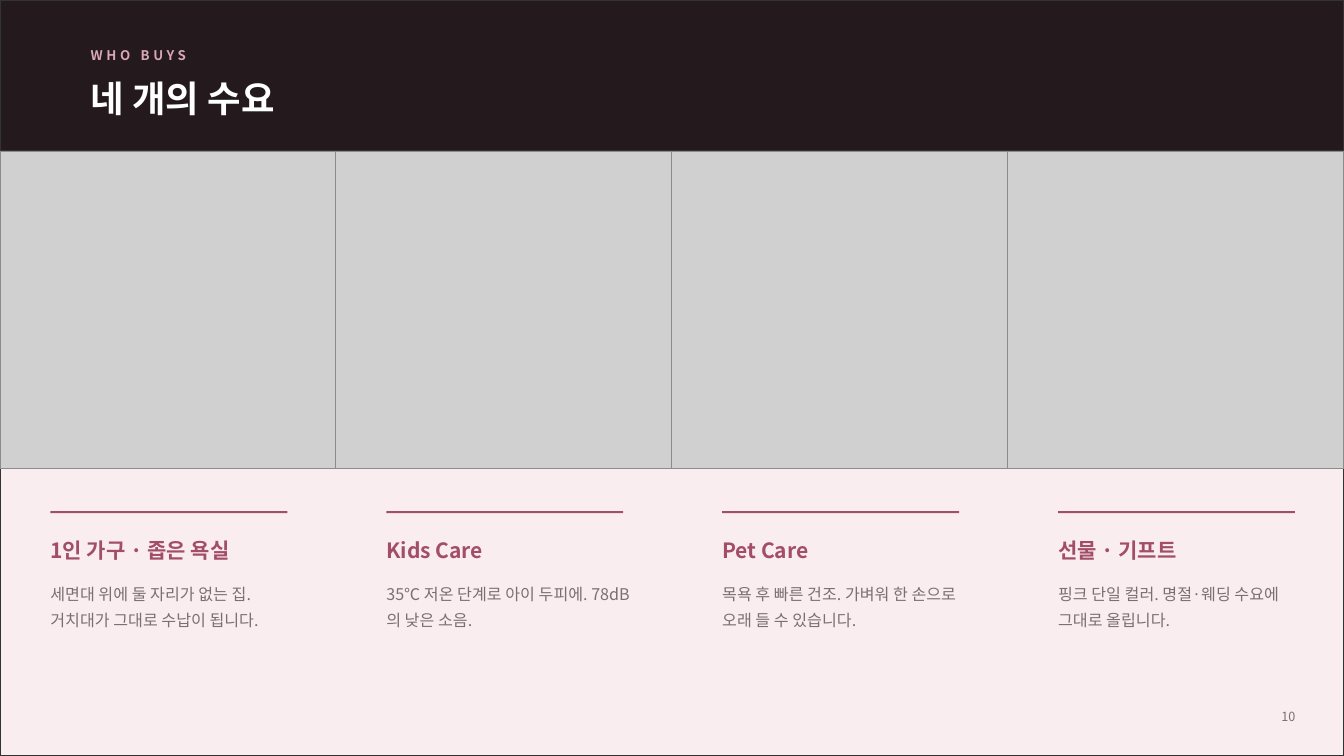
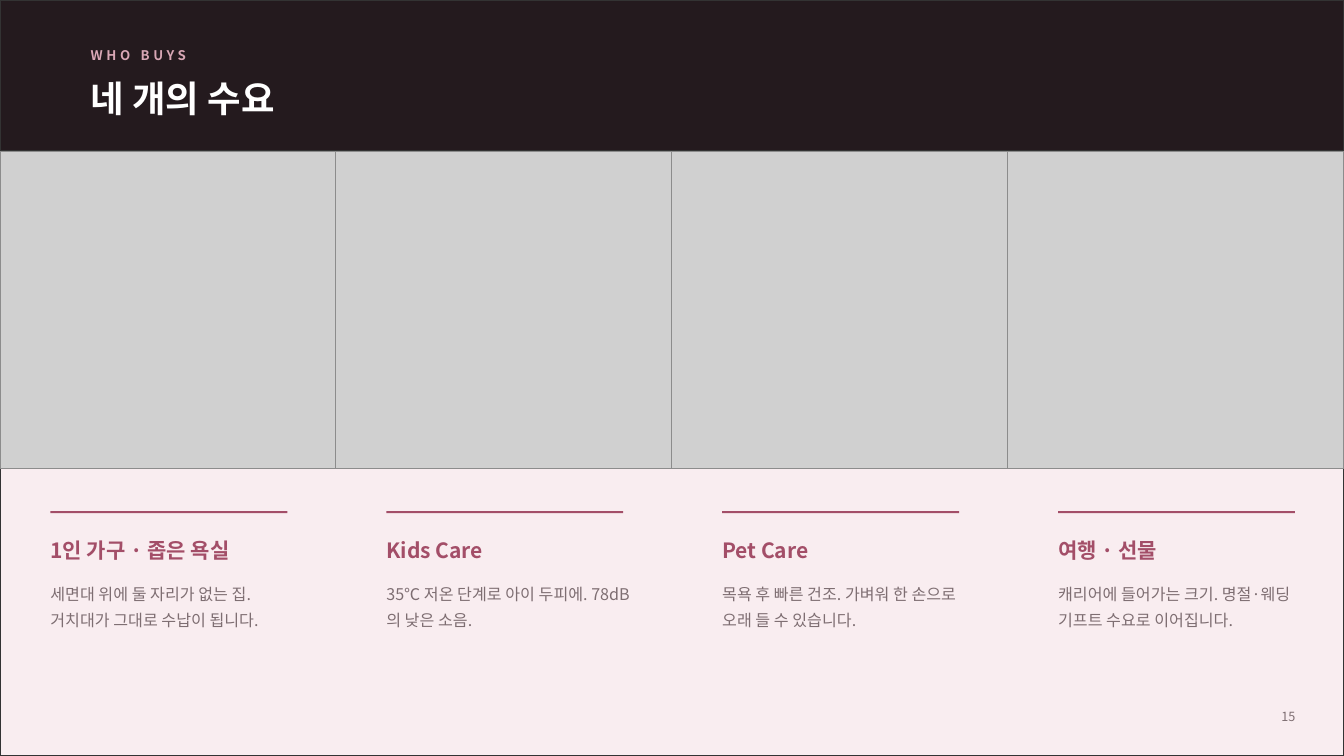
Before and after one commit to wqmn1212/nellia-order-hub, a slide deck: slide 15 of docs/넬리아_제품소개서_유통사용.pptx (slide 10 before the commit). Drawn at 1344x756 pixels with LibreOffice and Linux fonts; fonts in the diff are those of the drawing; grey boxes stand for pictures. Boxes give left, top, right and bottom in pixels: in the first picture for what was removed or moved away, otherwise in the second. Text is boxed around its words. In the diff, an @@ line names an element or a change of style, - is before the commit and + after.

```diff
--- a/docs/넬리아_제품소개서_유통사용.pptx
+++ b/docs/넬리아_제품소개서_유통사용.pptx
@@ text at (1058,540,1158,560): text changed @@
-선물 · 기프트
+여행 · 선물
@@ text at (1058,586,1290,627): text changed @@
-핑크 단일 컬러. 명절·웨딩 수요에 그대로 올립니다.
+캐리어에 들어가는 크기. 명절·웨딩 기프트 수요로 이어집니다.
@@ page number at (1281,712,1295,721): text changed @@
-10
+15
```
Also in this commit, not shown: 7 other slides changed, 6 slides added, 1 other file.
